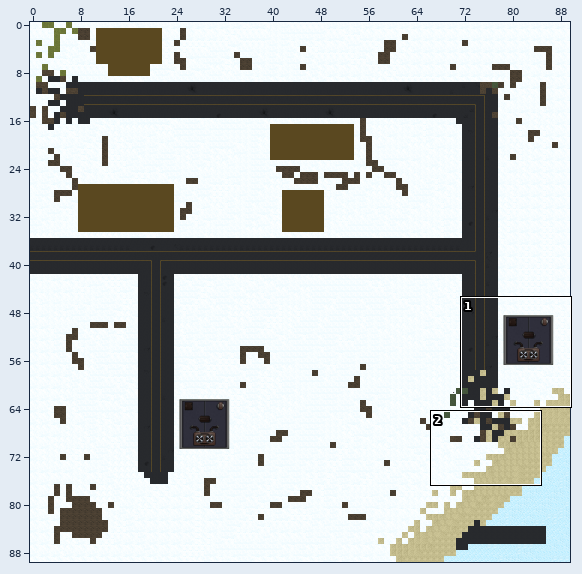
One commit to this Tiled map: data/world/winter_island/map.tmx. Above: a wide view before the commit, with the close-up outlined.
Close-up. Before the commit:
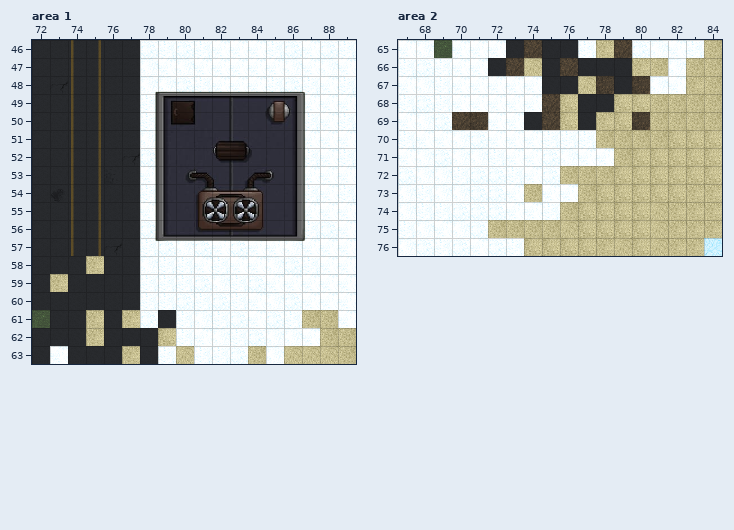
Cells are 32x32 px. Shown: area 1 x 72..89, y 46..63; area 2 x 67..84, y 65..76. The commit also changed other parts of the map, which this record leaves out. Tiles whose own drawing changed are shown in their newer look in all pictures.
Now the later version:
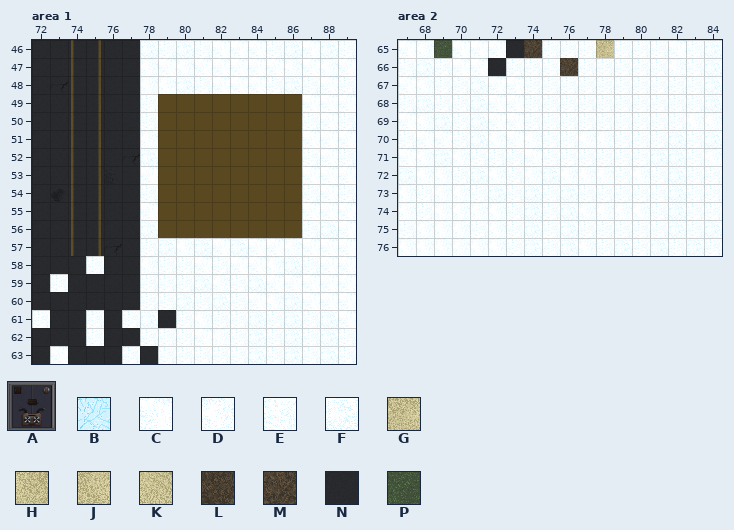
Key: from "House": A 15 "normal_house4"; from "Tileset": B 145, C 190, D 191, E 235, F 236, G 280, H 281, J 325, K 326, L 415, M 416, N 461, P 889.
_ is an empty cell, . an unchanged one.
Objects are placed by their top-left corner, in cells (3,4 is the top-left corner of cell 3,4); size is 1x1 cell unless given.
Diff:
--- layer "ground", area 1
@@ x 73..75 @@
-58 ..G
-59 G..
+58 ..E
+59 E..
@@ x 72..89 @@
-61 P..G.G.....FCFEHH.
-62 ...G..NJ.....DDCHH
-63 .....G..K..FHDKKKH
+61 E..E.E.....EFEFEF.
+62 ...E..EE.....EFEFE
+63 .....E..E..EFEFEFE
--- layer "roofs" (now hidden), area 1
-A "normal_house4" at 78.6,48.5 size 8.7x8.8
--- layer "ground", area 2
@@ x 68..84 @@
-65 .......NN..MFD..H
-66 .....MKN.NNNGH.HH
-67 ..CC..CNNKLNLDCGH
-68 ..CC..CMJNNJJHHHH
-69 ..ML..NMJNGJLHHHH
-70 ..D.C.C..EHHHHJJJ
-71 ...D.C.FDCCHJJJJJ
-72 ....F.C.HHHJJJJJJ
-73 ...F.CHCCHJJJJJGG
-74 .EFFFCC.HJJJJKGGG
-75 .C.FHHHHKJJJJKGGG
-76 FEFCF.JJJJGKJKGGB
+65 .......EE..EEE..F
+66 .....EEE.EEEEE.EF
+67 ..EF..EEEEEEEEEEF
+68 ..EF..EEEEEEEEEEF
+69 ..EF..EEEEEEEEEDD
+70 ..E.D.D..DDEEEFEF
+71 ...E.E.EEEEEEFFED
+72 ....D.D.DDDEDEFEE
+73 ...E.EFEFEEEEEFEE
+74 .DDDDEF.FDDDDEFEE
+75 .D.EDEFEFEEEEEFEF
+76 DDDDD.FEFDEFEFEFE
Changed places in both close-ups, as pixel boxes (x1, y1, x2, y2):
removed: (155, 91, 306, 241)
changed: (86, 256, 104, 274)
changed: (50, 274, 68, 292)
changed: (32, 310, 50, 328)
changed: (86, 310, 104, 346)
changed: (122, 310, 194, 364)
changed: (230, 310, 356, 364)
changed: (416, 40, 722, 256)
